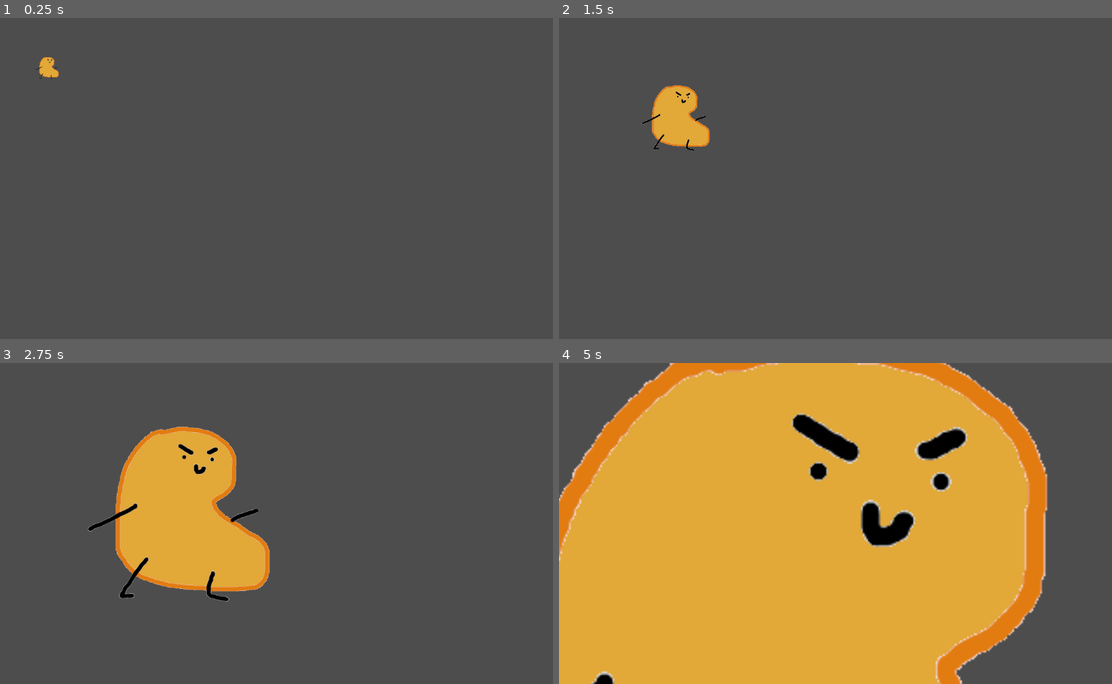
Above: before the commit, frames 1-4 (two rows, left to right).
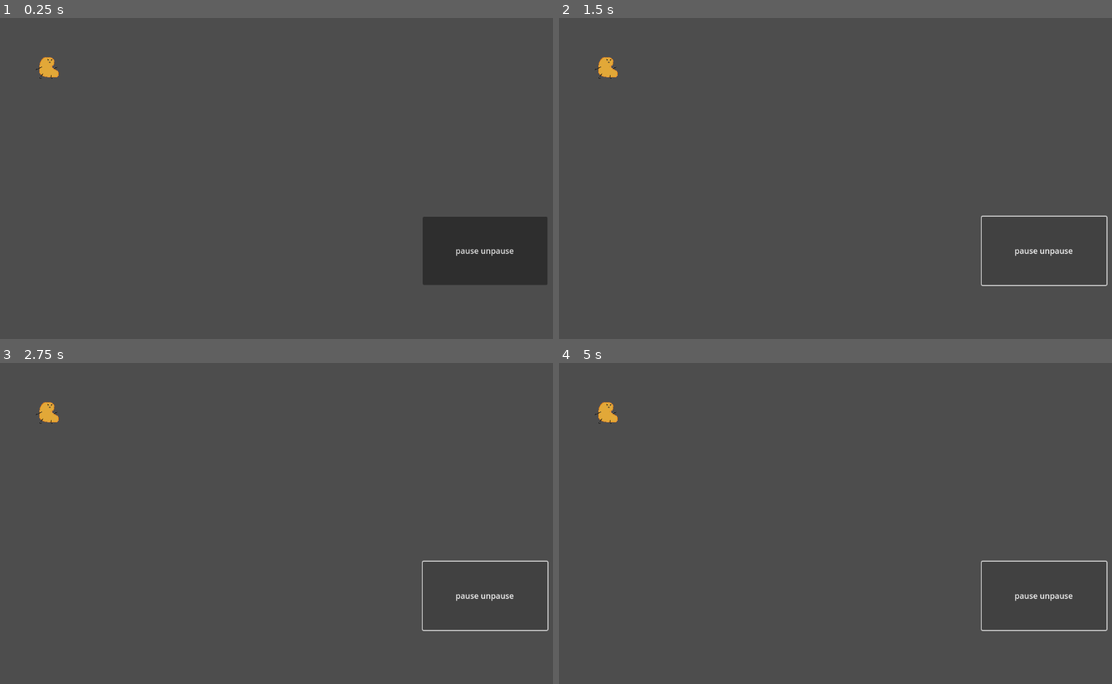
Above: after the commit, the same moments.

Repository: JacobStauch/globalbeanjam24
Game: Godot game, scene res://assets/Scenes/TestLevels/BenTest.tscn
Two runs of this game, one before a commit and one after it. Both use one fixed random seed, a clock stepped at 60 frames per second and the inputs below. This scene is started directly instead of the project's main scene.
Inputs (mouse positions are in pixels of both pictures, inside the frame that each line leads up to):
- Up to frame 1 (0.25 s): no input
- Up to frame 2 (1.5 s): click (1045, 252) at 0.5 s, where only the run after the commit has a clickable "pause unpause"
- Up to frame 3 (2.75 s): no input
- Up to frame 4 (5 s): no input

The runs differ from the first frame. In frame 1, 4.7% of the frame differs, in the area x 76-99%, y 61-84%; in frame 2, 2.1%; in frame 3, 12%; in frame 4, 80%, in the area x 0-100%, y 0-100%.

Commit message:
bentest pause unpause stuff

Diff:
--- a/assets/Scenes/Objects/BasicBean.tscn
+++ b/assets/Scenes/Objects/BasicBean.tscn
@@ -9,9 +9,11 @@
 texture = ExtResource("1_ai70f")
 
 [node name="MovementControl" type="Node2D" parent="."]
+process_mode = 1
 script = ExtResource("2_6j223")
 
 [node name="MovementTimer" type="Timer" parent="MovementControl"]
+process_mode = 1
 autostart = true
 
 [connection signal="timeout" from="MovementControl/MovementTimer" to="MovementControl" method="_on_movement_timer_timeout"]
--- a/assets/Scenes/TestLevels/BenTest.tscn
+++ b/assets/Scenes/TestLevels/BenTest.tscn
@@ -1,7 +1,8 @@
-[gd_scene load_steps=3 format=3 uid="uid://b455xqkqh0640"]
+[gd_scene load_steps=4 format=3 uid="uid://b455xqkqh0640"]
 
 [ext_resource type="Script" path="res://assets/Scripts/PathManager.gd" id="1_khqm6"]
 [ext_resource type="PackedScene" uid="uid://dkl4rv13g56fd" path="res://assets/Scenes/Objects/BasicBean.tscn" id="2_m3bgv"]
+[ext_resource type="Script" path="res://assets/Scenes/TestLevels/PauseScriptTest.gd" id="3_252y1"]
 
 [node name="BenTest" type="Node2D"]
 
@@ -9,3 +10,30 @@
 script = ExtResource("1_khqm6")
 
 [node name="BasicBean" parent="." instance=ExtResource("2_m3bgv")]
+
+[node name="Node2D" type="Node2D" parent="."]
+process_mode = 3
+script = ExtResource("3_252y1")
+
+[node name="Control" type="Control" parent="Node2D"]
+process_mode = 3
+layout_mode = 3
+anchors_preset = 0
+offset_right = 40.0
+offset_bottom = 40.0
+
+[node name="Button" type="Button" parent="Node2D/Control"]
+process_mode = 3
+layout_mode = 1
+anchors_preset = -1
+anchor_left = 11.775
+anchor_top = 4.959
+anchor_right = 11.775
+anchor_bottom = 4.959
+offset_left = 380.0
+offset_top = 202.64
+offset_right = 631.0
+offset_bottom = 340.64
+text = "pause unpause"
+
+[connection signal="pressed" from="Node2D/Control/Button" to="Node2D" method="_on_button_pressed"]
--- /dev/null
+++ b/assets/Scenes/TestLevels/PauseScriptTest.gd
@@ -0,0 +1,14 @@
+extends Node2D
+
+func _input(event):
+	if event is InputEventKey and event.is_pressed():
+		var letterTyped = OS.get_keycode_string(event.unicode)
+		if letterTyped == "a":
+			print("Pausing")
+			get_tree().paused = !get_tree().paused
+
+
+
+func _on_button_pressed():
+	print("Pausing")
+	get_tree().paused = !get_tree().paused
